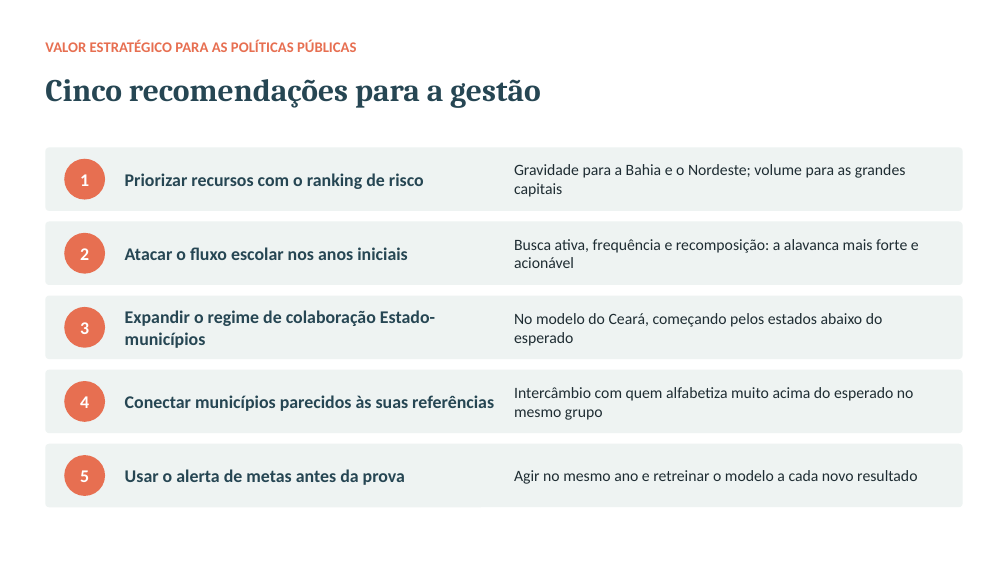
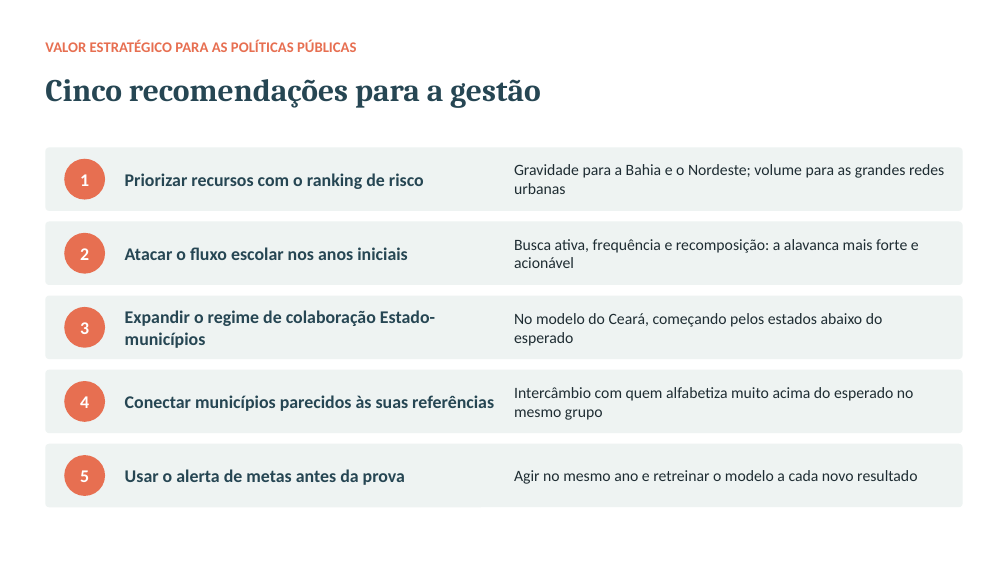
Before and after one commit to eliaslopesjr1-maker/tech-challenge-fase3-alfabetizacao, a slide deck: slide 15 of reports/apresentacao_executiva.pptx (slide 12 before the commit). Drawn at 1008x567 pixels with LibreOffice and Linux fonts; fonts in the diff are those of the drawing. Boxes give left, top, right and bottom in pixels: in the first picture for what was removed or moved away, otherwise in the second. Text is boxed around its words. In the diff, an @@ line names an element or a change of style, - is before the commit and + after.

Commit message:
Apresentação reorganizada por pergunta de negócio (2 slides cada)
Cada pergunta ganha um slide com a pergunta como título, a resposta direta
e o dado principal, e um slide de evidência. Novos slides: variáveis mais
influentes (SHAP x permutação), municípios-referência por grupo e as 37
redes onde gravidade e volume se encontram (58 mil crianças).

```diff
--- a/reports/apresentacao_executiva.pptx
+++ b/reports/apresentacao_executiva.pptx
@@ text at (514,164,944,194): text changed @@
-Gravidade para a Bahia e o Nordeste; volume para as grandes capitais
+Gravidade para a Bahia e o Nordeste; volume para as grandes redes urbanas
```
Also in this commit, not shown: 8 other slides changed, 3 slides added, 1 other file.
